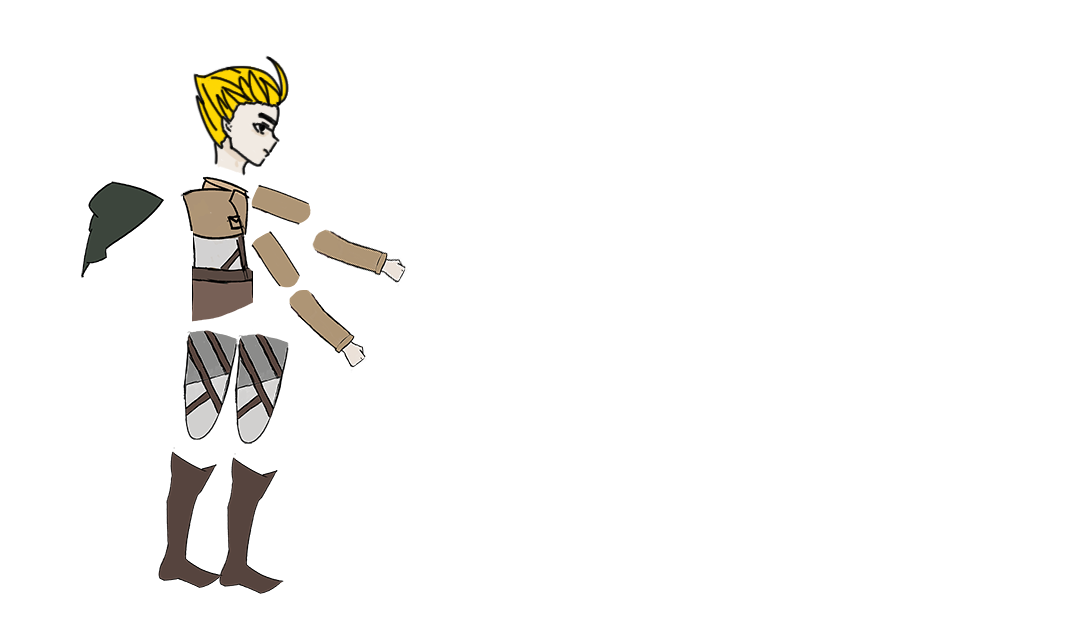
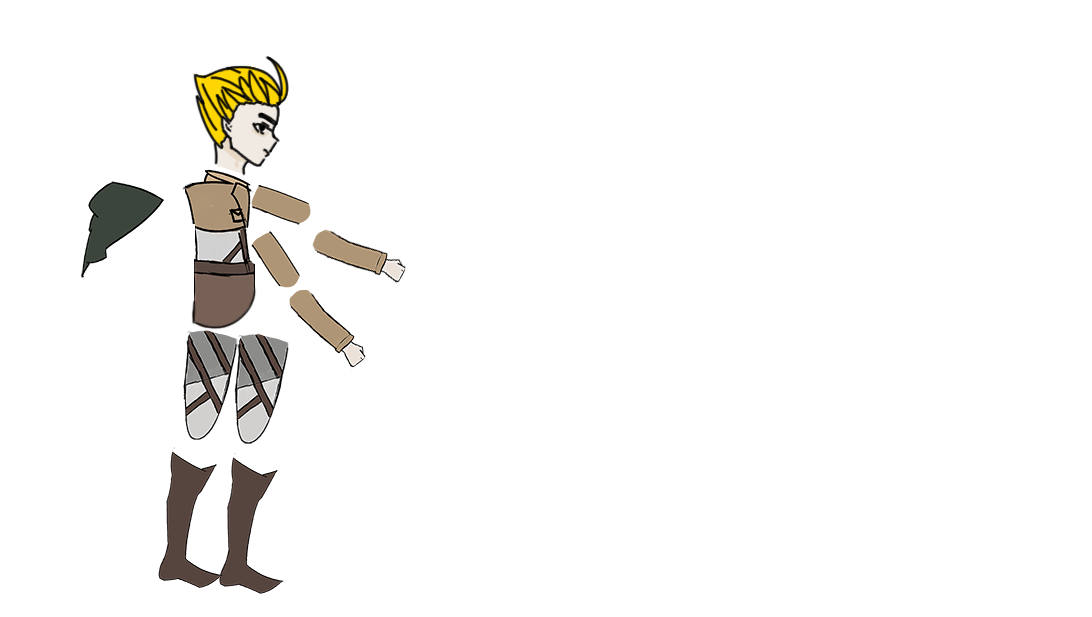
Revision of a layered w=1092, h=617 image; what changed, layer by layer:
painted on "BODY" over left=180, top=169, right=257, bottom=330
